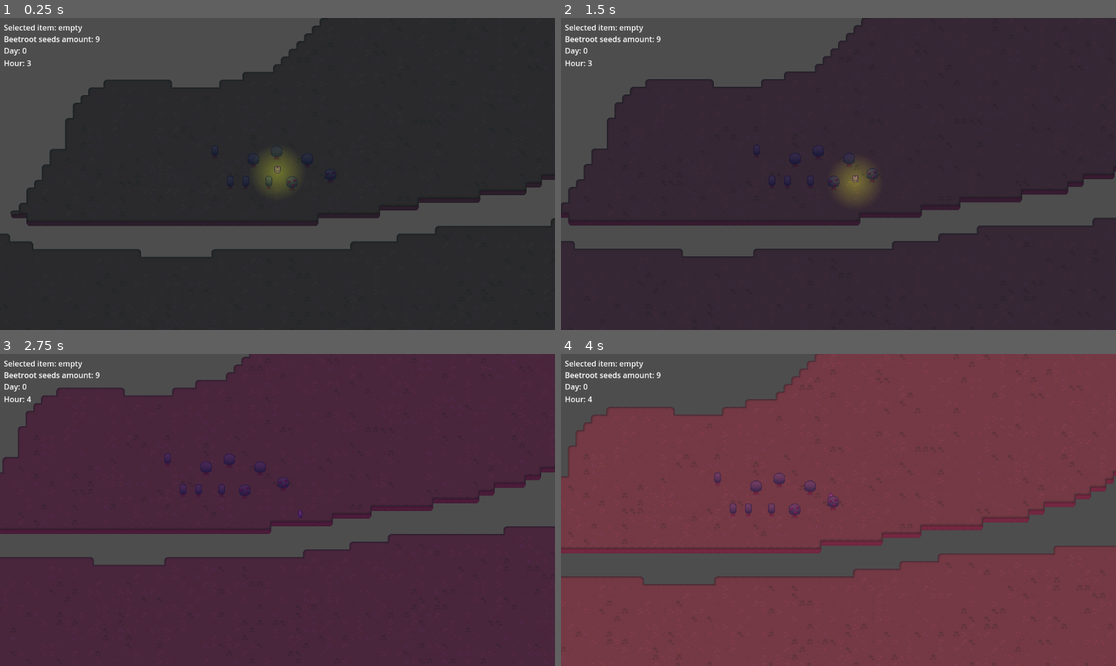
Above: before the commit, frames 1-4 (two rows, left to right).
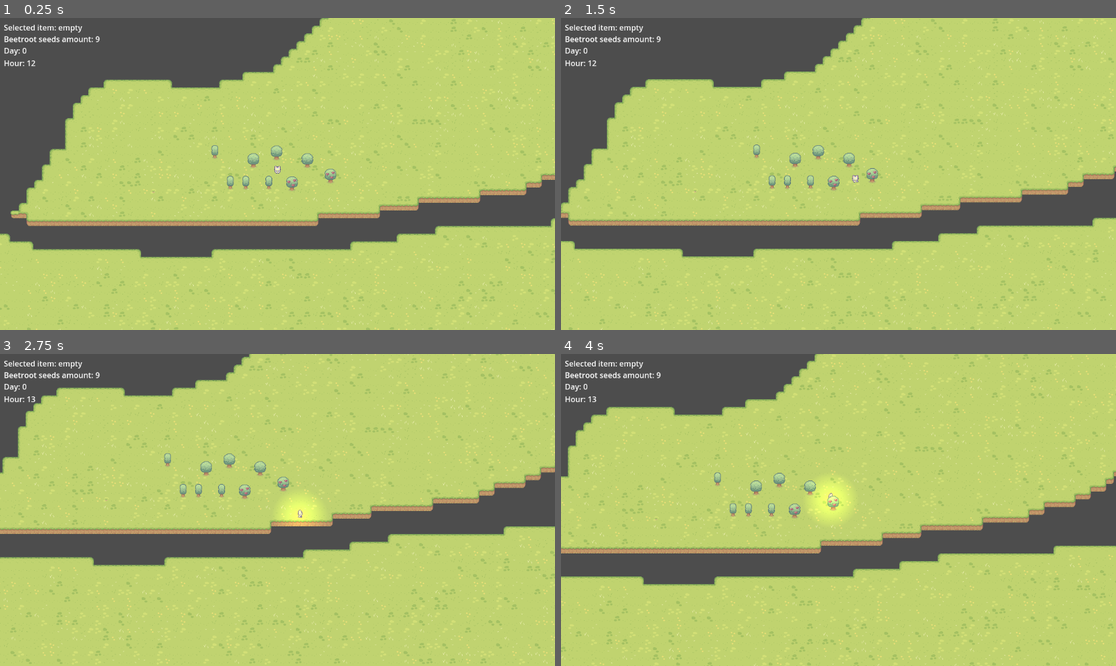
Above: after the commit, the same moments.

Repository: tinarao/morkowka
Game: Godot game, scene res://Game.tscn
Two runs of this game, one before a commit and one after it. Both use one fixed random seed, a clock stepped at 60 frames per second and the inputs below.
Inputs (mouse positions are in pixels of both pictures, inside the frame that each line leads up to):
- Up to frame 1 (0.25 s): no input
- Up to frame 2 (1.5 s): tap Enter at 0.5 s; move the mouse to (960, 158) at 0.52 s; hold Right (ui_right) 0.53-1.28 s; click (960, 158) at 0.6 s; tap L (ui_torch) at 0.8, 1.35 s; move the mouse to (727, 189) at 1.27 s; hold Down (ui_down) from 1.28 s (still down)
- Up to frame 3 (2.75 s): click (166, 525) at 1.55 s; move the mouse to (333, 441) at 2.02 s; release Down (ui_down) at 2.03 s; hold Right (ui_right) from 2.03 s (still down); click (333, 441) at 2.1 s; tap L (ui_torch) at 2.3 s
- Up to frame 4 (4 s): move the mouse to (810, 572) at 2.77 s; release Right (ui_right) at 2.78 s; hold Up (ui_up) 2.78-3.53 s; tap L (ui_torch) at 2.85, 3.8 s; click (810, 572) at 3.05 s; move the mouse to (1005, 556) at 3.52 s; hold Left (ui_left) from 3.53 s (still down); click (1005, 556) at 3.6 s

The runs differ from the first frame. In frame 1, 77% of the frame differs, in the area x 0-100%, y 0-100%; in frame 2, 79%; in frame 3, 85%; in frame 4, 83%.

Commit message:
finished day/night cycle. beetroot can grow now!!!

Diff:
--- a/Game.tscn
+++ b/Game.tscn
@@ -14,8 +14,6 @@
 color = Color(0.191559, 0.405519, 0.615669, 1)
 script = ExtResource("1_y3quy")
 gradient = ExtResource("2_tssm8")
-ingame_speed = 4.0
-initial_hour = 3
 
 [node name="GameScreen" parent="." instance=ExtResource("4_03rio")]
 
@@ -25,7 +23,9 @@
 z_index = 0
 position = Vector2(58, 241)
 
+[connection signal="day_tick" from="DayNightModulator" to="WorldLayers" method="_on_day_night_modulator_day_tick"]
 [connection signal="time_tick" from="DayNightModulator" to="GameScreen" method="_on_day_night_modulator_time_tick"]
+[connection signal="time_tick" from="DayNightModulator" to="WorldLayers" method="_on_day_night_modulator_time_tick"]
 [connection signal="planted_beetroot_successfully" from="WorldLayers" to="Player" method="_on_world_layers_planted_beetroot_successfully"]
 [connection signal="plowed_successfully" from="WorldLayers" to="Player" method="_on_world_layers_plowed_successfully"]
 [connection signal="can_plant_a_beetroot" from="Player" to="WorldLayers" method="_on_player_can_plant_a_beetroot"]
--- /dev/null
+++ b/classes/planted_veggie.gd
@@ -0,0 +1,19 @@
+class_name PlantedVeggie
+
+var stage: int = 1
+var planted_at: int
+var tile_coordinates: Vector2i
+var atlas_coordinates: Vector2i
+const MAXIMUM_STAGE = 4
+
+func _init(p_tile_coordinates: Vector2i, p_atlas_coordinates: Vector2i) -> void:
+    self.stage = 1
+    self.atlas_coordinates = p_atlas_coordinates
+    self.tile_coordinates = p_tile_coordinates
+
+func increase_stage() -> void:
+    if self.stage == MAXIMUM_STAGE:
+        print("odna swekla sozrela!")
+        return
+
+    self.stage += 1
--- a/scenes/locations/world/day_night_modulator.gd
+++ b/scenes/locations/world/day_night_modulator.gd
@@ -1,5 +1,6 @@
 extends CanvasModulate
 
+@export var elapsed_minutes: int
 @export var gradient: GradientTexture1D
 @export var ingame_speed = 1.0
 @export var initial_hour = 12:
@@ -13,8 +14,10 @@
 
 var time: float = 0.0
 var past_minute: float = -1.0
+var past_day: float = -1.0
 
 signal time_tick(day: int, hour: int, minute: int)
+signal day_tick(day: int, elapsed_minutes: int)
 
 func _ready() -> void:
 	time = INGAME_TO_REAL_MINUTE_DURATION * initial_hour * MINUTES_PER_HOUR
@@ -28,12 +31,18 @@
 
 func recalculate_time() -> void:
 	var minutes_elapsed = int(time / INGAME_TO_REAL_MINUTE_DURATION)
+	elapsed_minutes = minutes_elapsed
 	var current_day_minutes = minutes_elapsed % MINUTES_PER_DAY
 
 	var day = int(minutes_elapsed / MINUTES_PER_DAY)
 	var hour = int(current_day_minutes / MINUTES_PER_HOUR)
 	var minute = int(current_day_minutes % MINUTES_PER_HOUR)
 
+	if past_day != day:
+		past_day = day
+		print(day == past_day)
+		day_tick.emit(day, elapsed_minutes)
+
 	if past_minute != minute:
 		past_minute = minute
 		time_tick.emit(day, hour, minute)
--- a/scenes/locations/world/world.gd
+++ b/scenes/locations/world/world.gd
@@ -27,8 +27,8 @@
 # Vector2i[]
 var PLOWED_TILES = []
 
-# Vector2i[]
-var PLANTED_SEEDS = []
+# PlantedVeggie[]
+var planted_veggies = []
 
 # Signals
 signal plowed_successfully
@@ -54,10 +54,36 @@
 	if tile == null:
 		return
 
-	if PLANTED_SEEDS.has(tile_coordinates):
+	var new_planted_veggie = PlantedVeggie.new(tile_coordinates, BASIC_BEETROOT_SPRITE_ATLAS)
+
+	var is_err: bool = false
+	for n in range(len(planted_veggies)):
+		if planted_veggies[n].tile_coordinates == tile_coordinates:
+			is_err = true
+			break
+
+	if is_err:
 		return
 
-	PLANTED_SEEDS.push_back(tile_coordinates)
+	planted_veggies.push_back(new_planted_veggie)
 	PlantedVeggies.set_cell(tile_coordinates, 0, BASIC_BEETROOT_SPRITE_ATLAS)
 
 	planted_beetroot_successfully.emit()
+
+func _on_day_night_modulator_day_tick(_day: int, _elapsed_minutes: int) -> void:
+	for n in range(len(planted_veggies)):
+		var coinflip = randi() % 61
+		if coinflip > 45:
+			var veggie = planted_veggies[n]
+			veggie.increase_stage()
+			change_grown_plant_sprite(veggie)
+
+func change_grown_plant_sprite(veggie: PlantedVeggie):
+	if veggie.atlas_coordinates == Vector2i(4, 1):
+		return
+
+	var new_atlas = Vector2i(
+		veggie.atlas_coordinates.x + 1,
+		veggie.atlas_coordinates.y
+	)
+	PlantedVeggies.set_cell(veggie.tile_coordinates, 0, new_atlas)
--- a/scenes/locations/world/world.tscn
+++ b/scenes/locations/world/world.tscn
@@ -1,10 +1,11 @@
-[gd_scene load_steps=14 format=4 uid="uid://c50fu1rr8aqld"]
+[gd_scene load_steps=15 format=4 uid="uid://c50fu1rr8aqld"]
 
 [ext_resource type="Texture2D" uid="uid://bm221pfwfog2t" path="res://assets/Tilesets/Hills.png" id="1_87i3i"]
 [ext_resource type="Script" path="res://scenes/locations/world/world.gd" id="1_gw0fg"]
 [ext_resource type="Texture2D" uid="uid://df8k54t7hm7xn" path="res://assets/Objects/Basic_Grass_Biom_things.png" id="2_383oy"]
 [ext_resource type="Texture2D" uid="uid://iho4vkcqnpnx" path="res://assets/Tilesets/Tilled_Dirt_Wide.png" id="3_re5fq"]
 [ext_resource type="Texture2D" uid="uid://bvy4xa8wpwecv" path="res://assets/Objects/Basic_Plants.png" id="5_sg1ie"]
+[ext_resource type="Script" path="res://scenes/locations/world/planted_veggies_manager.gd" id="6_a5vrc"]
 
 [sub_resource type="TileSetAtlasSource" id="TileSetAtlasSource_ytl7a"]
 texture = ExtResource("1_87i3i")
@@ -932,8 +933,11 @@
 1:1/0 = 0
 1:1/0/texture_origin = Vector2i(0, 4)
 2:1/0 = 0
+2:1/0/texture_origin = Vector2i(0, 4)
 3:1/0 = 0
+3:1/0/texture_origin = Vector2i(0, 4)
 4:1/0 = 0
+4:1/0/texture_origin = Vector2i(0, 4)
 5:1/0 = 0
 
 [sub_resource type="TileSet" id="TileSet_w5m0e"]
@@ -942,8 +946,6 @@
 [node name="WorldLayers" type="Node2D"]
 y_sort_enabled = true
 script = ExtResource("1_gw0fg")
-
-[node name="DayNightTimer" type="Timer" parent="."]
 
 [node name="Hills" type="TileMapLayer" parent="."]
 tile_map_data = PackedByteArray("AAAEABMAAAABAAYAAAAEABIAAAABAAEAAAAEABEAAAABAAUAAAAEABAAAAABAAEAAAAEAA8AAAABAAEAAAAEAA …(165168 unchanged characters)…
@@ -960,3 +962,6 @@
 [node name="PlantedVeggies" type="TileMapLayer" parent="."]
 tile_map_data = PackedByteArray("AADz/xEAAAABAAEAAAA=")
 tile_set = SubResource("TileSet_w5m0e")
+
+[node name="PlantedVeggiesManager" type="Node" parent="."]
+script = ExtResource("6_a5vrc")
--- a/scenes/player/player.gd
+++ b/scenes/player/player.gd
@@ -35,6 +35,7 @@
 
 
 func _ready() -> void:
+	Torch.enabled = false
 	anim_tree.active = true
 	seeds["beetroot"] = 9
 
@@ -60,7 +61,6 @@
 		selected_item = HandItems.BeetrootSeeds
 
 	if Input.is_action_just_pressed("ui_torch"):
-		print(Torch.enabled)
 		Torch.set("enabled", !Torch.enabled)
 
 	if Input.is_action_just_pressed("action"):
@@ -96,5 +96,4 @@
 		can_plant_a_beetroot.emit()
 
 func _on_world_layers_planted_beetroot_successfully() -> void:
-	print("play beetroot plant animation here")
 	seeds["beetroot"] = seeds["beetroot"] - 1
